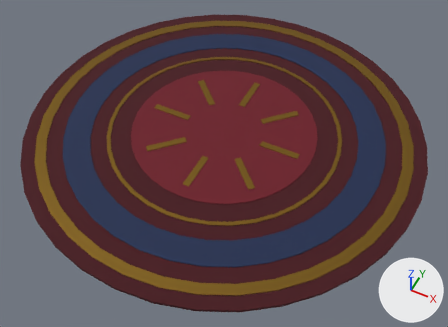
Before and after pictures for a commit that changed the glTF model assets/env/rug_round.glb.
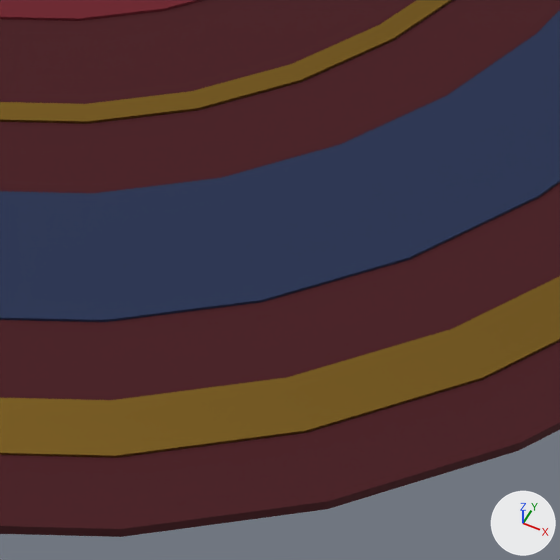
The first picture shows the older version from a camera (50 mm lens) standing at (1.48, -2.96, 3.35) and looking at (0.08, -0.16, -0.15). The close-ups show the older and then the newer version on the part from 48% to 74% of the width and 61% to 97% of the height of that picture. Only the edits that show in the close-ups are written down. Lighting does not change. The marker at lower right points along +X, +Y and +Z. Where no turn or scale is listed for an object, it has been applied to the vertices. Vertices at exactly the same position are counted once.

Names of what the first close-up shows: '_1', '_2', '_3', '_4', '_5'.
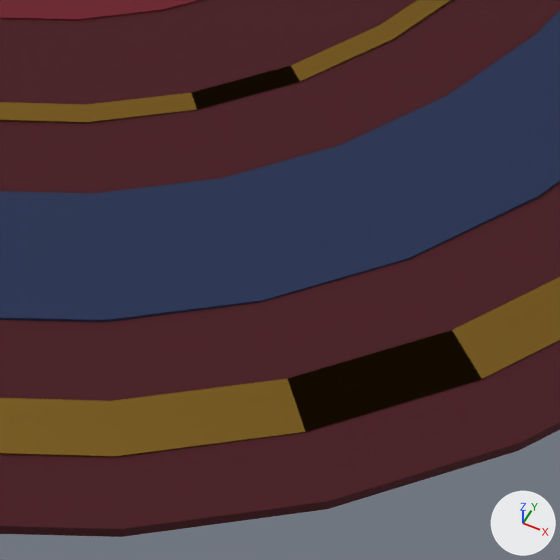
Edits to the scene script, one JSON object a line:
```json
{"block": "me_me_001", "where": "# used by ob_2; location = (0.0, 0.0, 0.022)"}
{"op": "remove", "block": "me_me_001", "code": "me_me_001.from_pydata(...)  # 144 vertices, 288 faces; spans x -1.4..1.4, y -1.4..1.4, z 0.0"}
{"op": "add", "block": "me_me_001", "code": "me_me_001.from_pydata(...)  # 128 vertices, 256 faces; spans x -1.4..1.4, y -1.4..1.4, z 0.0"}
{"block": "me_me_001", "change": "me_me_001 part 1: 4 vertices removed from x 0.85..1.07, y -1.07..-0.85, z 0.0"}
{"block": "me_me_001", "change": "other edits to the shape of me_me_001 do not show in these pictures"}
{"block": "me_me_003", "where": "# used by ob_4; location = (0.0, 0.0, 0.022)"}
{"op": "remove", "block": "me_me_003", "code": "me_me_003.from_pydata(...)  # 144 vertices, 288 faces; spans x -0.88..0.88, y -0.88..0.88, z 0.0"}
{"op": "add", "block": "me_me_003", "code": "me_me_003.from_pydata(...)  # 128 vertices, 256 faces; spans x -0.88..0.88, y -0.88..0.88, z 0.0"}
{"block": "me_me_003", "change": "me_me_003 part 2: 4 vertices removed from x 0.55..0.67, y -0.67..-0.55, z 0.0"}
{"block": "me_me_003", "change": "other edits to the shape of me_me_003 do not show in these pictures"}
```

Where the change shows, as pixel boxes [x1, y1, x2, y2] in the close-ups (560 x 560 px):
```json
{"object": "_2", "change": "reshaped", "before": [0, 276, 560, 458], "after": [0, 277, 560, 457]}
{"object": "_4", "change": "reshaped", "before": [0, 0, 453, 124], "after": [0, 0, 453, 123]}
{"part": 1, "of": "me_me_001", "change": "deleted", "before": [161, 339, 560, 452]}
{"part": 2, "of": "me_me_003", "change": "deleted", "before": [112, 39, 393, 121]}
```
